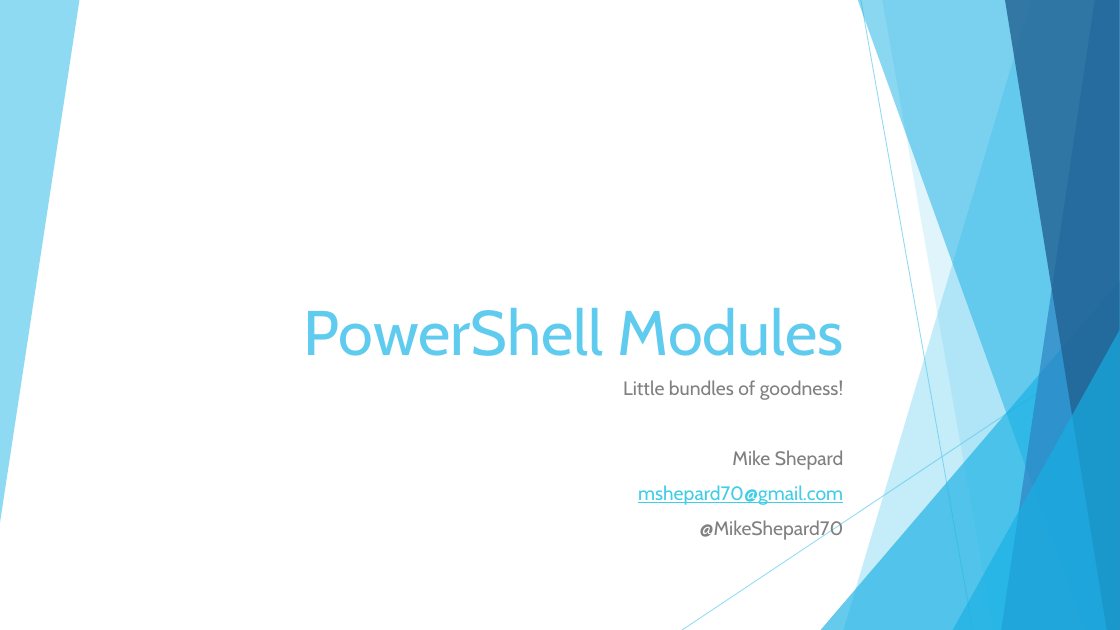
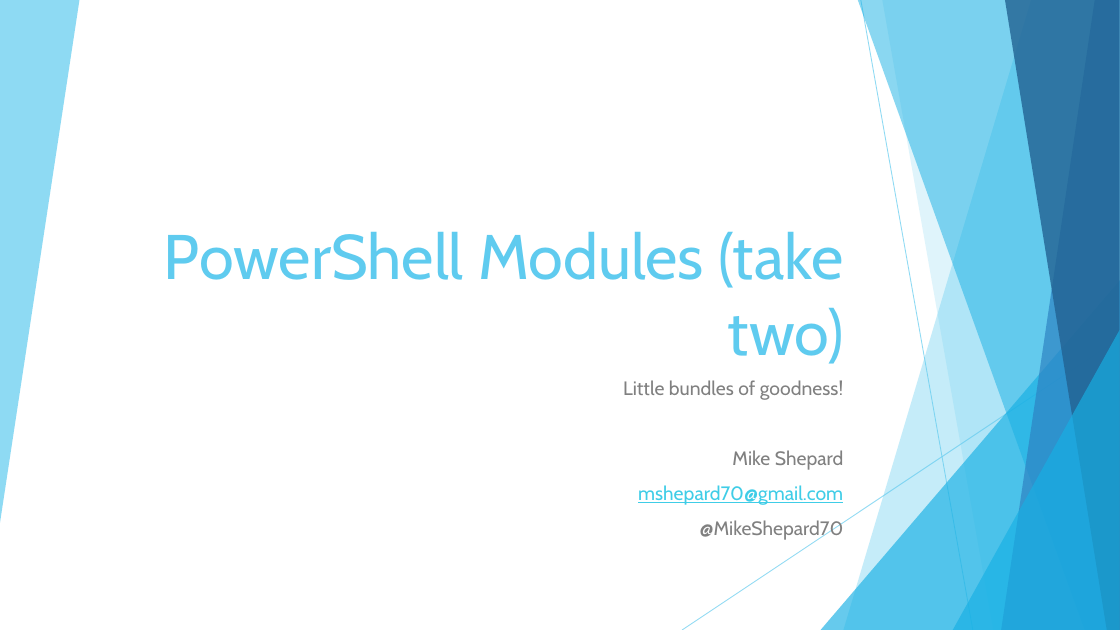
Before and after one commit to MikeShepard/Documents, a slide deck: slide 1 of PowerShell Modules.pptx. Drawn at 1120x630 pixels with LibreOffice and Linux fonts; fonts in the diff are those of the drawing. Boxes give left, top, right and bottom in pixels: in the first picture for what was removed or moved away, otherwise in the second. Text is boxed around its words. In the diff, an @@ line names an element or a change of style, - is before the commit and + after.

Commit message:
Added slides about "module tooling"
Psake, plaster, pester, platyps, psdeploy, buildhelpers

```diff
--- a/PowerShell Modules.pptx
+++ b/PowerShell Modules.pptx
@@ title at [164,232,844,364]: text changed @@
-PowerShell Modules
+PowerShell Modules (take two)
```
Also in this commit, not shown: 1 other slide changed, 7 slides added, 1 slide removed.
